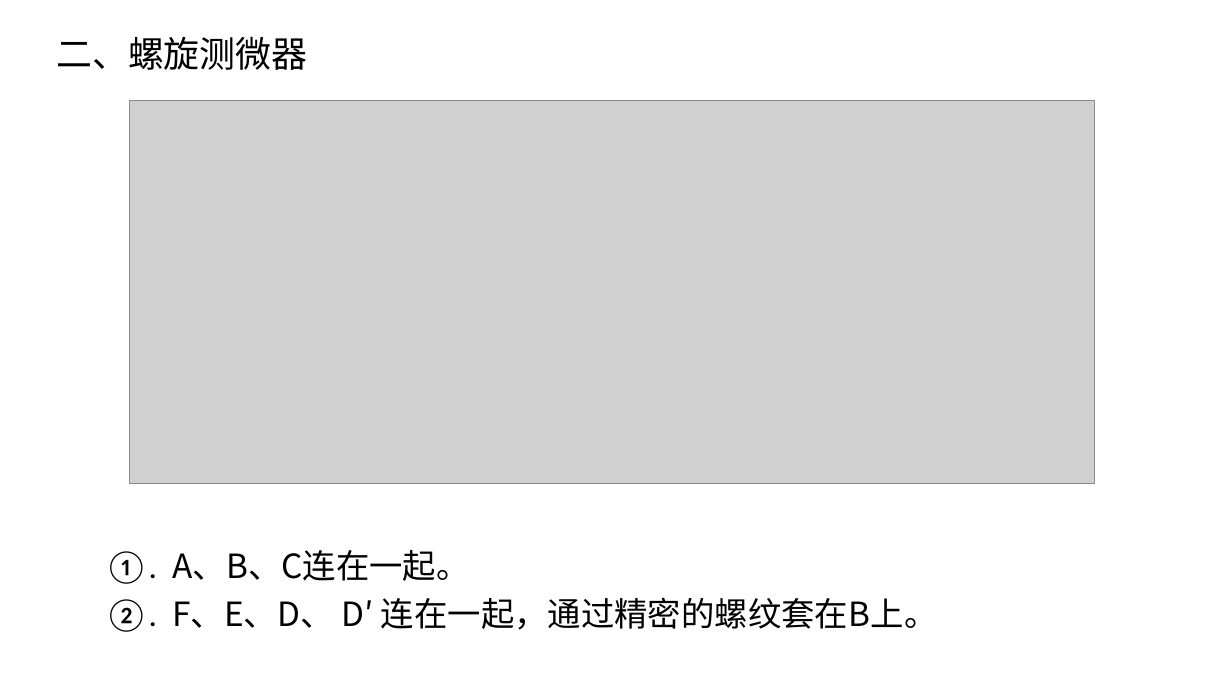
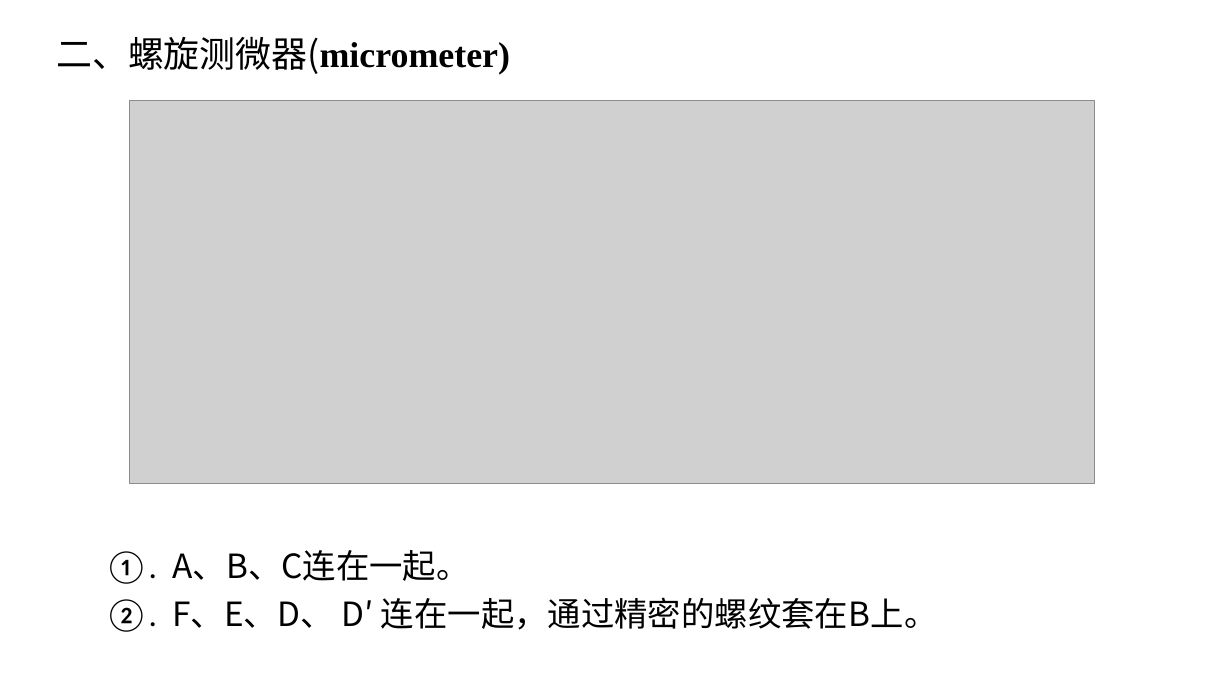
Before and after one commit to broshu/lab, a slide deck: slide 16 of ppt/长度的测量及测量工具的选用.pptx. Drawn at 1232x693 pixels with LibreOffice and Linux fonts; fonts in the diff are those of the drawing; grey boxes stand for pictures; background and template pictures are left out. Boxes give left, top, right and bottom in pixels: in the first picture for what was removed or moved away, otherwise in the second. Text is boxed around its words. In the diff, an @@ line names an element or a change of style, - is before the commit and + after.

Commit message:
PPT

```diff
--- a/ppt/长度的测量及测量工具的选用.pptx
+++ b/ppt/长度的测量及测量工具的选用.pptx
@@ text at (56, 36, 510, 75): text changed; font Noto Sans CJK SC to Times New Roman; bold on @@
-二、螺旋测微器
+二、螺旋测微器(micrometer)
```
Also in this commit, not shown: 1 other slide changed, 4 other files.
